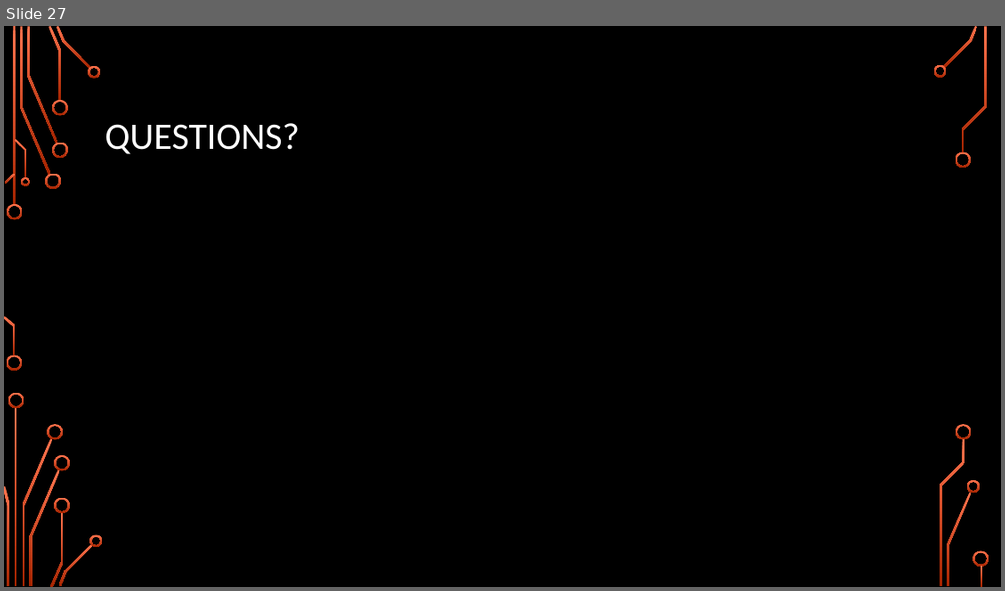
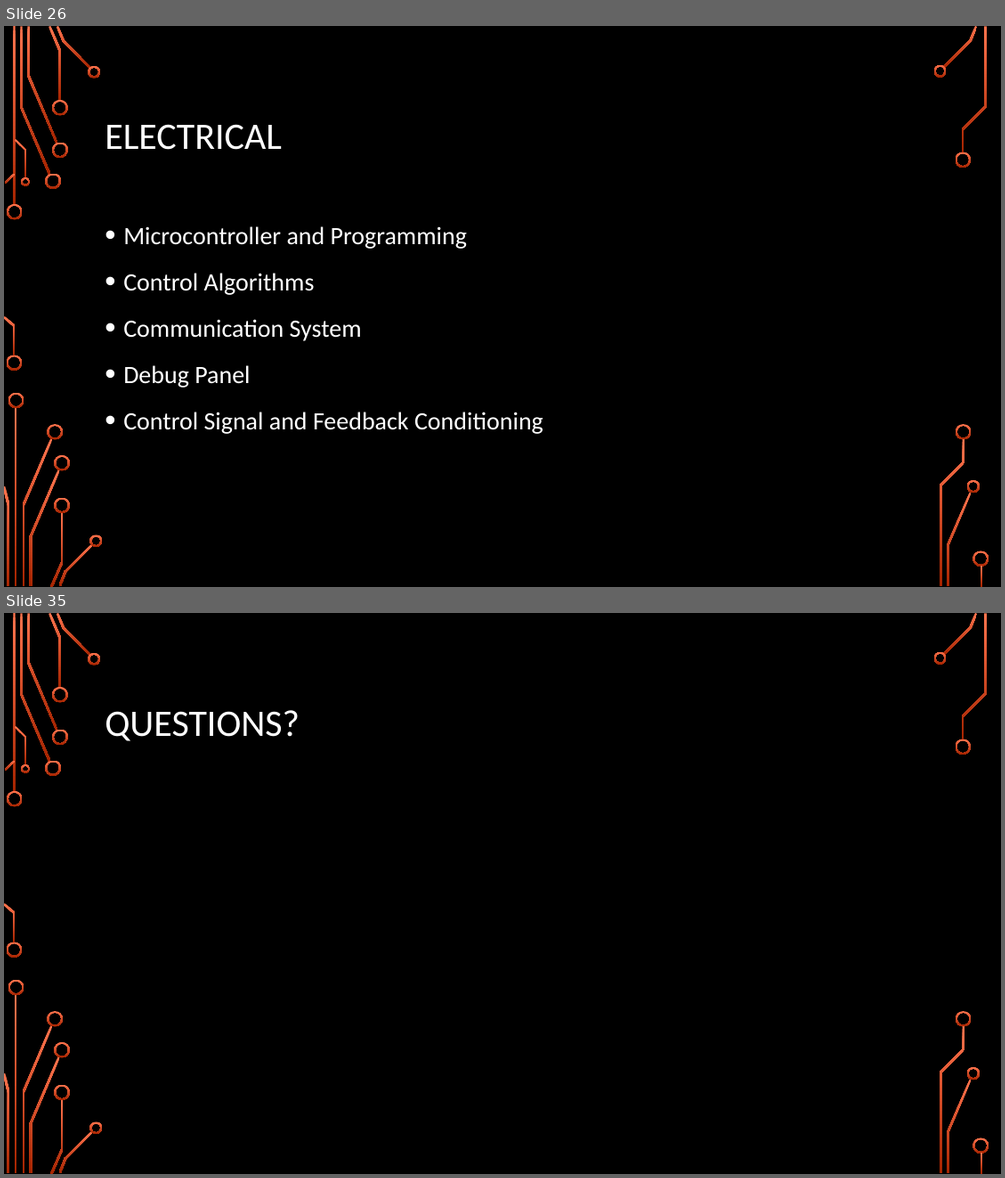
Before and after one commit to Logiant/AgileRoboticControls, a slide deck: Documentation/Presentation/Design Presentation/Design Presentation.pptx. Shown one above the other, each under a label of ours: slide 27 before the commit, slides 26 and 35 after it; the slides between them are not shown. The pictures are 1005x591 and 1005x1178 pixels, drawn with LibreOffice and Linux fonts; fonts in the diff are those of the drawing; background and template pictures are left out. Boxes give left, top, right and bottom in pixels: in the first picture for what was removed or moved away, otherwise in the second. Text is boxed around its words. In the diff, an @@ line names an element or a change of style, - is before the commit and + after.

```diff
--- a/Documentation/Presentation/Design Presentation/Design Presentation.pptx
+++ b/Documentation/Presentation/Design Presentation/Design Presentation.pptx
@@ slide 26 added at (4,26,1001,587), background picture (left out); not listed: 36 template elements that a slide beside it also shows @@
@@ title added at (105,124,282,150), 36 pt, text #FFFFFF @@
+ELECTRICAL
@@ text added at (123,226,543,434), 24 pt, text #FFFFFF @@
+• Microcontroller and Programming
+• Control Algorithms
+• Communication System
+• Debug Panel
+• Control Signal and Feedback Conditioning
@@ what was slide 27 is now slide 35 @@
```
Also in this commit, not shown: 1 slide changed, 8 other slides added, 1 slide removed, 2 other files.
